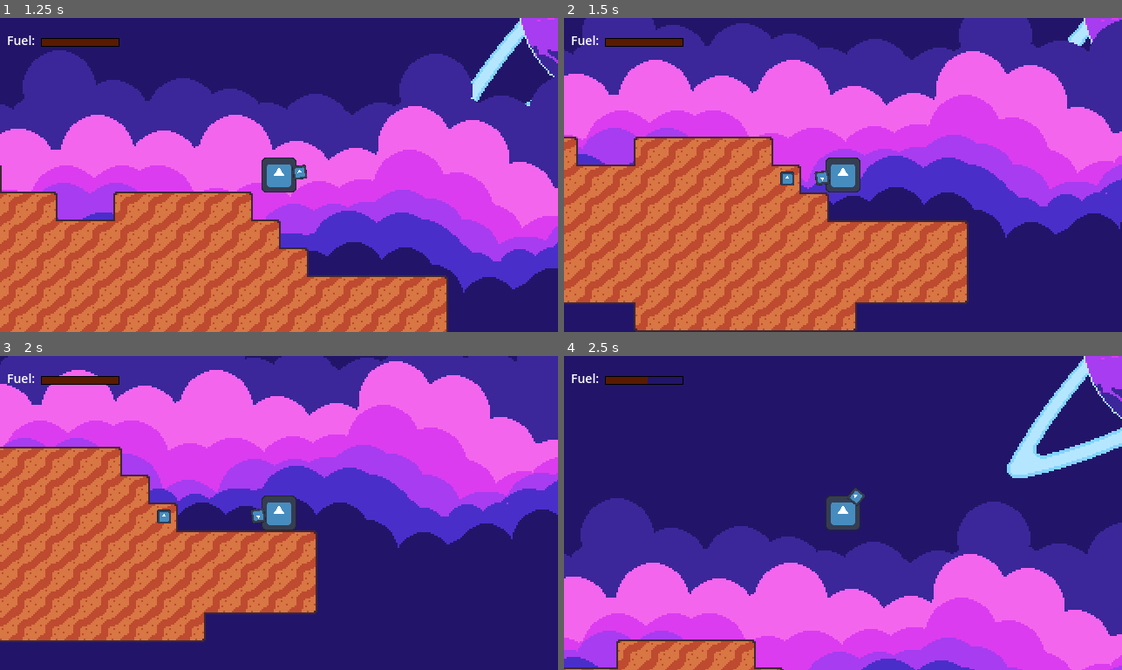
Above: before the commit, frames 1-4 (two rows, left to right).
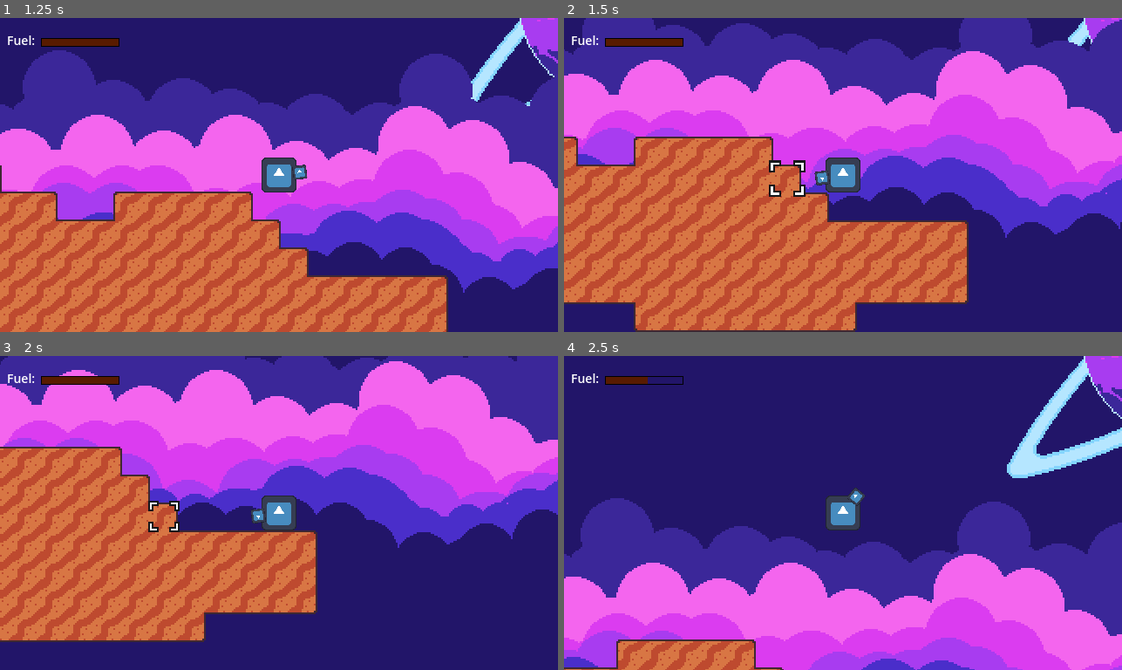
Above: after the commit, the same moments.

Repository: Renan-G-projec/A-Journey-Of-A-Robot
Game: Godot game, scene res://scenes/main_game.tscn
Same seed, same stepped clock (60 frames per second), same inputs: the game is played once before the commit and once after it. The engine's default icon, where the game draws it, is replaced by a stand-in: a white triangle on a blue panel in a dark square.
Inputs (mouse positions are in pixels of both pictures, inside the frame that each line leads up to):
- Up to frame 1 (1.25 s): tap Enter at 0.5 s; move the mouse to (401, 159) at 0.52 s; press the mouse at (401, 159) at 0.53 s; hold Right (ui_right) from 0.53 s (still down); tap Up at 0.77 s
- Up to frame 2 (1.5 s): keep holding Right (ui_right); move the mouse to (731, 190) at 1.27 s; release the mouse at (731, 190) at 1.28 s; click (731, 190) at 1.35 s
- Up to frame 3 (2 s): keep holding Right (ui_right); tap Up at 1.52 s
- Up to frame 4 (2.5 s): move the mouse to (898, 443) at 2.02 s; release Right (ui_right) at 2.03 s; hold Left (ui_left) from 2.03 s (still down); hold Space (UseJetpack) from 2.03 s (still down); click (898, 443) at 2.3 s

Frame 1 is identical in both runs. In frame 2, 0.4% of the frame differs, in the area x 36-44%, y 45-57%; in frame 3, 0.3%; in frame 4, nothing differs.

Commit message:
feat: Added sprite for block selection. AMDG

Diff:
--- a/scenes/driil.tscn
+++ b/scenes/driil.tscn
@@ -2,6 +2,7 @@
 
 [ext_resource type="Texture2D" uid="uid://desc4bbpn04mk" path="res://icon.svg" id="1_jlir2"]
 [ext_resource type="Script" uid="uid://dk7plu8wtyjiw" path="res://scripts/driil.gd" id="1_nystb"]
+[ext_resource type="Texture2D" uid="uid://b73oa65a7koh0" path="res://assets/sprites/selectedBlocSprite.png" id="3_ypvse"]
 
 [node name="Driil" type="Node2D" unique_id=1818039523]
 script = ExtResource("1_nystb")
@@ -18,7 +19,4 @@
 target_position = Vector2(0, 0)
 
 [node name="SelectedBlockEffect" type="Sprite2D" parent="." unique_id=1057735066]
-visible = false
-position = Vector2(4, 4)
-scale = Vector2(0.0625, 0.0625)
-texture = ExtResource("1_jlir2")
+texture = ExtResource("3_ypvse")
--- a/scripts/driil.gd
+++ b/scripts/driil.gd
@@ -9,9 +9,14 @@
 # Size in tiles
 @export var range: int = 4
 @export var damage: float = 1
+@export var select_lerp_effect: Vector2 = Vector2(1.4, 1.4)
+@export var select_lerp_effect_step: float = 0.2
 
 var is_facing_block: bool = false
 var facing_block_coords: Vector2i = Vector2.ZERO
+
+var facing_block_animation_timer: float = 0
+const facing_block_animation_time: float = 0.3
 
 signal mined_block(tilemap_position: Vector2i, damage: float)
 
@@ -23,11 +28,14 @@
     var ray_vector: Vector2 = (range * 16 * Vector2.from_angle(mouse_ang))
     raycast.target_position = ray_vector
 
+    var changed_facing_block: bool
     var collider: TileMapLayer = raycast.get_collider() as TileMapLayer
     if collider:
         var collision_point: Vector2 = collider.to_local(raycast.get_collision_point() + Vector2.from_angle(mouse_ang) * 0.1)
 
         var collision_tile: Vector2i = collider.local_to_map(collision_point)
+
+        changed_facing_block = collision_tile != facing_block_coords
 
         is_facing_block = true;
         facing_block_coords = collision_tile
@@ -35,7 +43,25 @@
 
     else:
         is_facing_block = false;
-    selected_block_effect.visible = is_facing_block
+
+    update_selected_block_effect(changed_facing_block)
+    update_timers(delta)
 
 func mine() -> void:
-    if (is_facing_block): mined_block.emit(facing_block_coords, damage)
+    if (is_facing_block):
+        mined_block.emit(facing_block_coords, damage)
+        if (facing_block_animation_timer < 0):
+            selected_block_effect.queue_redraw()
+            update_selected_block_effect(true, Vector2(0.7, 0.7))
+            facing_block_animation_timer = facing_block_animation_time
+
+func update_selected_block_effect(reset_lerp: bool, effect_scale: Vector2 = select_lerp_effect, step: float = select_lerp_effect_step) -> void:
+    selected_block_effect.visible = is_facing_block
+    if (!is_facing_block): return
+    if (reset_lerp):
+        selected_block_effect.scale = effect_scale
+    selected_block_effect.scale.x = lerp(selected_block_effect.scale.x, 1.0, step)
+    selected_block_effect.scale.y = lerp(selected_block_effect.scale.y, 1.0, step)
+
+func update_timers(delta: float) -> void:
+    facing_block_animation_timer -= delta
--- a/scripts/map.gd
+++ b/scripts/map.gd
@@ -9,7 +9,6 @@
 
 func damage_tile(tile: Vector2i, damage: float) -> void:
     var life: float = tiles_life.get_or_add(tile, tile_base_life)
-    print("LIFEc", life)
     if life - damage <= 0:
         destroy_tile(tile)
     else:
Binary file added: assets/sprites/selectedBlocSprite.png
Not shown, added: assets/sprites/selectedBlocSprite.png.import
